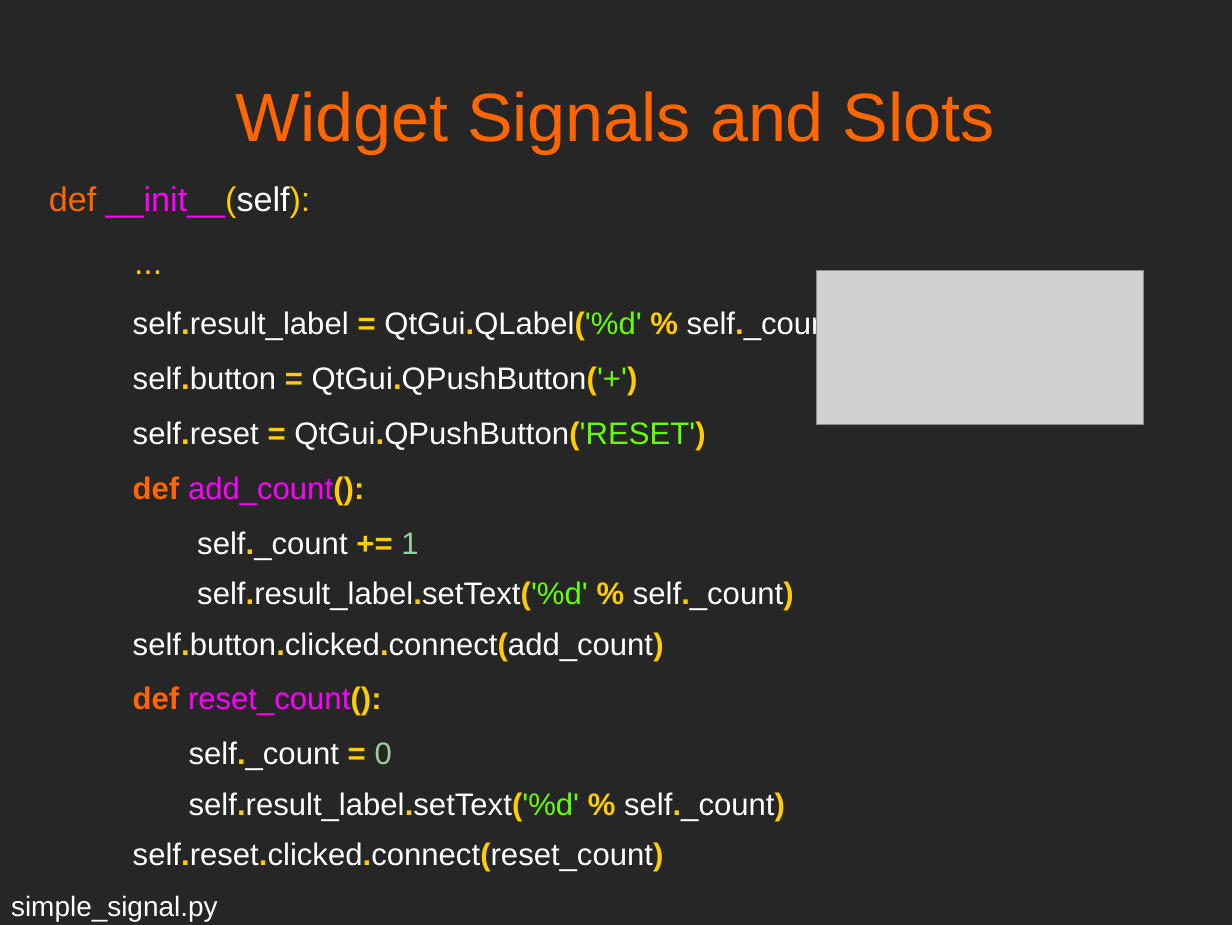
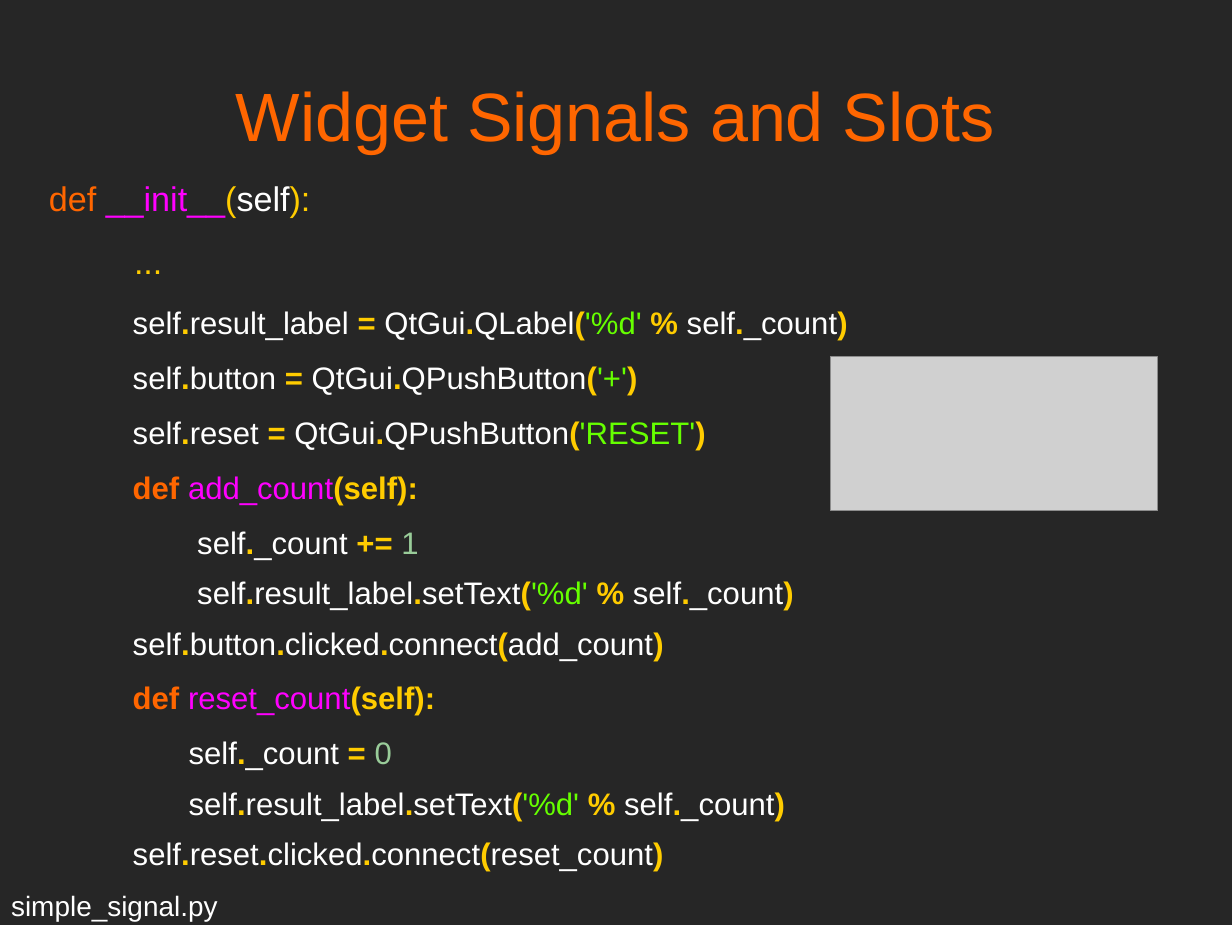
Before and after one commit to mfarhan12/qt-presentation, a slide deck: slide 11 of OPAG QT Presentation.odp. Drawn at 1232x925 pixels with LibreOffice and Linux fonts; fonts in the diff are those of the drawing; grey boxes stand for pictures. Boxes give left, top, right and bottom in pixels: in the first picture for what was removed or moved away, otherwise in the second. Text is boxed around its words. In the diff, an @@ line names an element or a change of style, - is before the commit and + after.

```diff
--- a/OPAG QT Presentation.odp
+++ b/OPAG QT Presentation.odp
@@ picture: place and size @@
-picture at [817, 271, 1145, 425]
+picture at [831, 357, 1158, 511]
@@ text at [133, 476, 418, 505]: text changed; bold on @@
-  def add_count():
+  def add_count(self):
@@ text at [133, 686, 435, 716]: text changed @@
-  def reset_count():
+  def reset_count(self):
```
Also in this commit, not shown: 13 other slides changed, 1 slide added, 4 other files.
